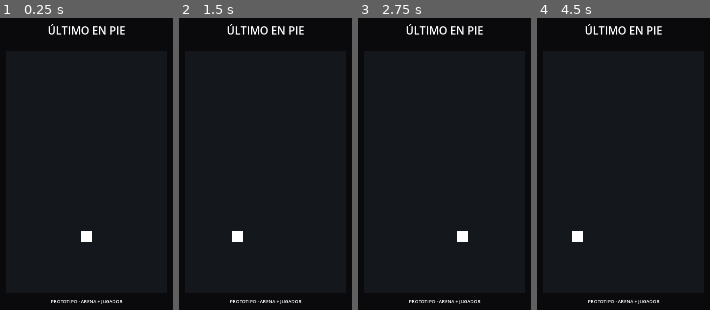
Above: before the commit, frames 1-4 (left to right).
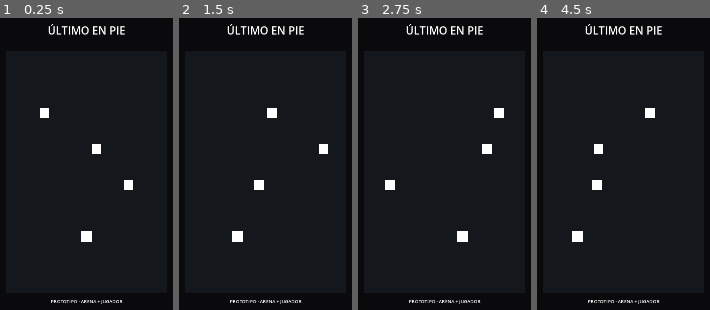
Above: after the commit, the same moments.

Repository: Baltas80/ULTIMO-EN-PIE
Game: Godot game, scene res://scenes/main.tscn
The game is run twice, just before and just after one commit, with the same random seed, the same clock (stepped at 60 frames per second) and the same inputs.
Inputs (mouse positions are in pixels of both pictures, inside the frame that each line leads up to):
- Up to frame 1 (0.25 s): no input
- Up to frame 2 (1.5 s): move the mouse to (307, 152) at 0.52 s; click (307, 152) at 0.67 s; drag from (229, 187) to (256, 234) at 1.27 s
- Up to frame 3 (2.75 s): move the mouse to (463, 96) at 2.02 s; click (463, 96) at 2.17 s
- Up to frame 4 (4.5 s): drag from (614, 234) to (568, 120) at 2.77 s; move the mouse to (678, 219) at 3.52 s; click (678, 219) at 3.67 s; drag from (568, 120) to (595, 88) at 4.27 s

The runs differ from the first frame. In frame 1, 0.5% of the frame differs, in the area x 23-77%, y 30-59%; in frame 2, 0.6%; in frame 3, 0.6%, in the area x 15-85%, y 30-59%; in frame 4, 0.6%.

Commit message:
feat: spawn deterministic bot cohort

Diff:
--- a/scripts/main.gd
+++ b/scripts/main.gd
@@ -1,8 +1,27 @@
 extends Node2D
 
 const PLAYER_SCENE := preload("res://scenes/player.tscn")
+const BOT_SCENE := preload("res://scenes/bot.tscn")
+
+const BOT_SPAWN_POSITIONS := [
+	Vector2(160.0, 420.0),
+	Vector2(360.0, 560.0),
+	Vector2(560.0, 700.0)
+]
 
 func _ready() -> void:
+	_spawn_player()
+	_spawn_bots()
+
+func _spawn_player() -> void:
 	var player := PLAYER_SCENE.instantiate()
 	player.position = Vector2(360.0, 900.0)
 	add_child(player)
+
+func _spawn_bots() -> void:
+	for index in BOT_SPAWN_POSITIONS.size():
+		var bot := BOT_SCENE.instantiate()
+		bot.position = BOT_SPAWN_POSITIONS[index]
+		bot.lane_y = BOT_SPAWN_POSITIONS[index].y
+		bot.phase = float(index) * 0.7
+		add_child(bot)
